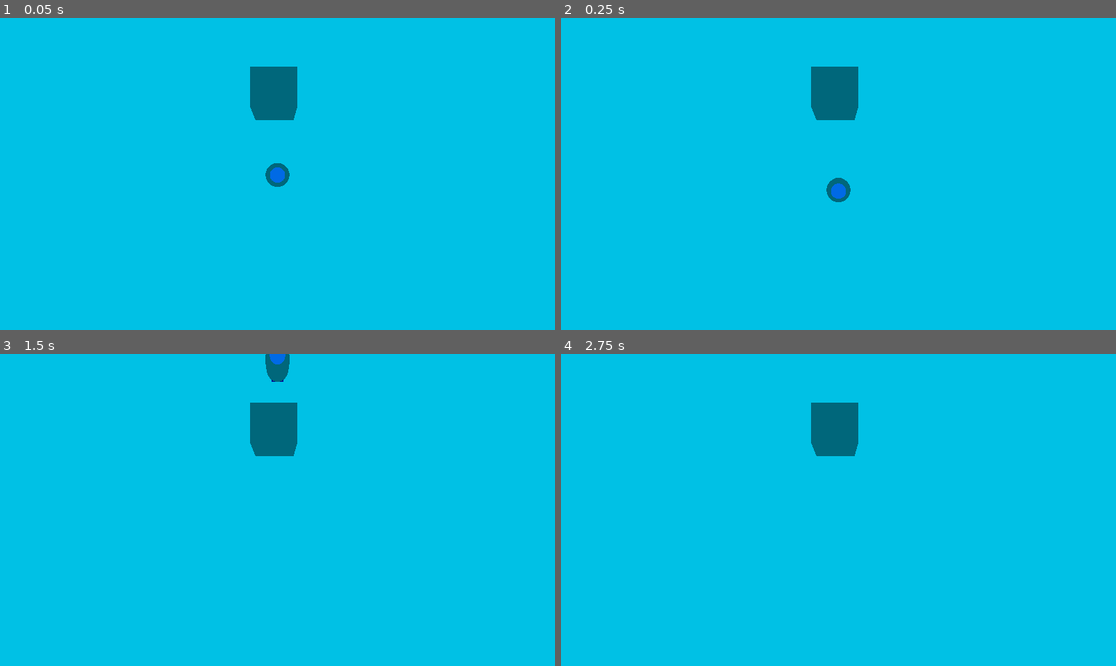
Above: before the commit, frames 1-4 (two rows, left to right).
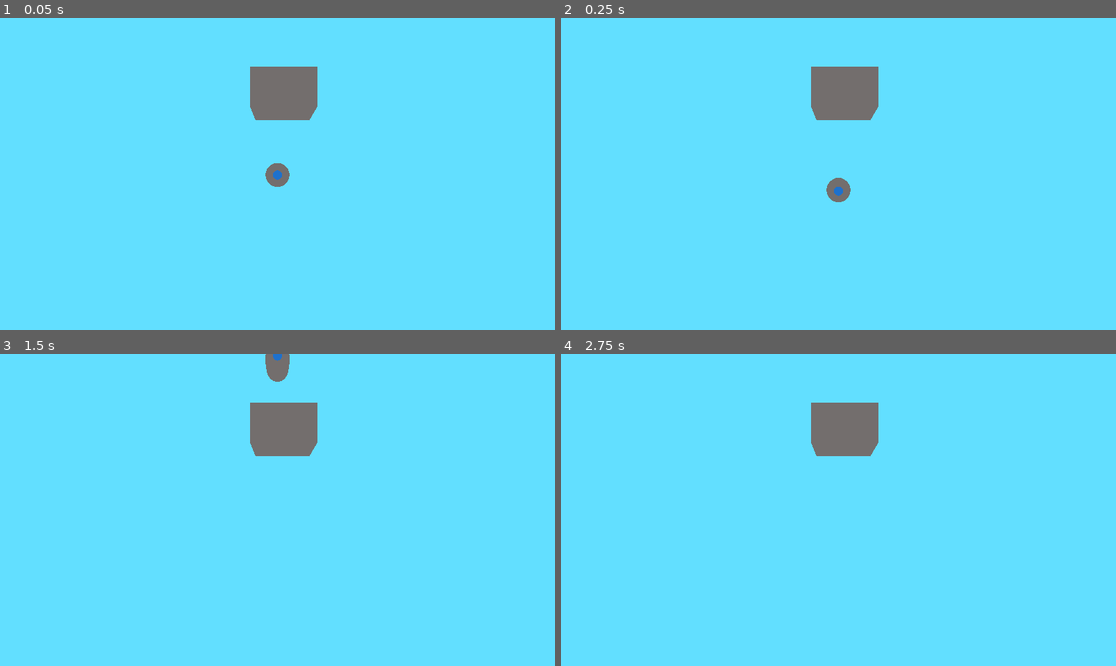
Above: after the commit, the same moments.

Repository: johnf008/Another_3d_Game
Game: Godot game, scene res://game.tscn
The game is run twice, just before and just after one commit, with the same random seed, the same clock (stepped at 60 frames per second) and the same inputs.
Inputs:
- Up to frame 1 (0.05 s): no input
- Up to frame 2 (0.25 s): no input
- Up to frame 3 (1.5 s): tap Enter at 0.5 s; hold Space (fly) 0.53-1.28 s; tap Space (fly) at 1.35 s
- Up to frame 4 (2.75 s): hold Space (fly) from 2.03 s (still down)

The runs differ from the first frame. In frame 1, 100% of the frame differs, in the area x 0-100%, y 0-100%; in frame 2, 100%; in frame 3, 100%; in frame 4, 100%.

Commit message:
I think i settled on a movement i like (also played with enviornment

Diff:
--- a/game.tscn
+++ b/game.tscn
@@ -4,13 +4,15 @@
 
 [sub_resource type="Environment" id="Environment_80nbo"]
 background_mode = 1
-background_color = Color(3.85046e-06, 0.756761, 0.896779, 1)
+background_color = Color(0.386384, 0.874845, 0.999991, 1)
+ambient_light_source = 2
+ambient_light_color = Color(0.839429, 0.804518, 0.800966, 1)
 
 [node name="Game" type="Node3D"]
 
 [node name="CSGBox3D" type="CSGBox3D" parent="."]
-transform = Transform3D(1, 0, 0, 0, 1, 0, 0, 0, 1, 1.5, 35.9939, 82.5)
-size = Vector3(19, 16, 20)
+transform = Transform3D(1, 0, 0, 0, 1, 0, 0, 0, 1, -2.5, 35.9939, 82.5)
+size = Vector3(27, 16, 20)
 
 [node name="CharacterBody3D" parent="." instance=ExtResource("1_80nbo")]
 transform = Transform3D(-1, 7.57103e-08, 4.37114e-08, 7.57103e-08, 1, 0, -4.37114e-08, 0, -1, 0, 0, 0)
--- a/player/player.gd
+++ b/player/player.gd
@@ -22,11 +22,6 @@
 		rotation_degrees.x = (lerp(rotation_degrees.x, 0.0, delta * _rotation_speed))
 
 
-
-
-	#if abs(rotation_degrees.z - target_angle) < 0.5:
-		#rotation_degrees.z = target_angle
-
 	print(str(rotation_degrees.z))
 	print(str(flying_flag))
 
--- a/player/player.tscn
+++ b/player/player.tscn
@@ -27,12 +27,12 @@
 skeleton = NodePath("../CollisionShape3D")
 
 [node name="MeshInstance3D2" type="MeshInstance3D" parent="."]
-transform = Transform3D(1.14641e-15, 2.62268e-08, -0.6, -1.77636e-15, 0.6, 2.62268e-08, 0.6, 1.77636e-15, 1.14641e-15, 0, 0.992257, 1.00258)
+transform = Transform3D(6.87847e-16, 1.57361e-08, -0.36, -1.06581e-15, 0.36, 1.57361e-08, 0.36, 1.06581e-15, 6.87847e-16, 0, 0.992257, 1.00258)
 mesh = SubResource("SphereMesh_oul6g")
 skeleton = NodePath("../CollisionShape3D")
 
 [node name="MeshInstance3D3" type="MeshInstance3D" parent="."]
-transform = Transform3D(1.14641e-15, 2.62268e-08, -0.6, -1.77636e-15, 0.6, 2.62268e-08, 0.6, 1.77636e-15, 1.14641e-15, 0, 0.992257, -0.997419)
+transform = Transform3D(3.43923e-16, 7.86805e-09, -0.18, -5.32907e-16, 0.18, 7.86805e-09, 0.18, 5.32907e-16, 3.43923e-16, 0, 0.992257, -0.997419)
 mesh = SubResource("BoxMesh_rkbax")
 skeleton = NodePath("../CollisionShape3D")
 
